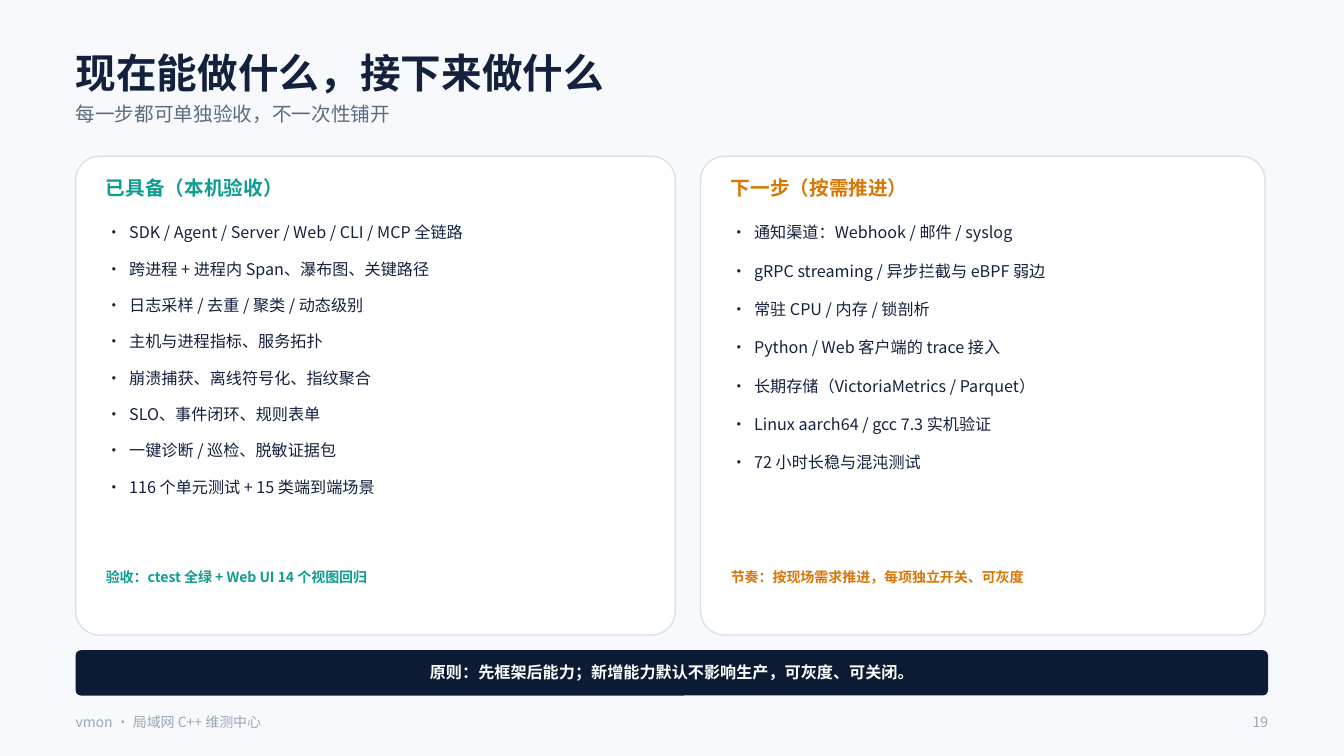
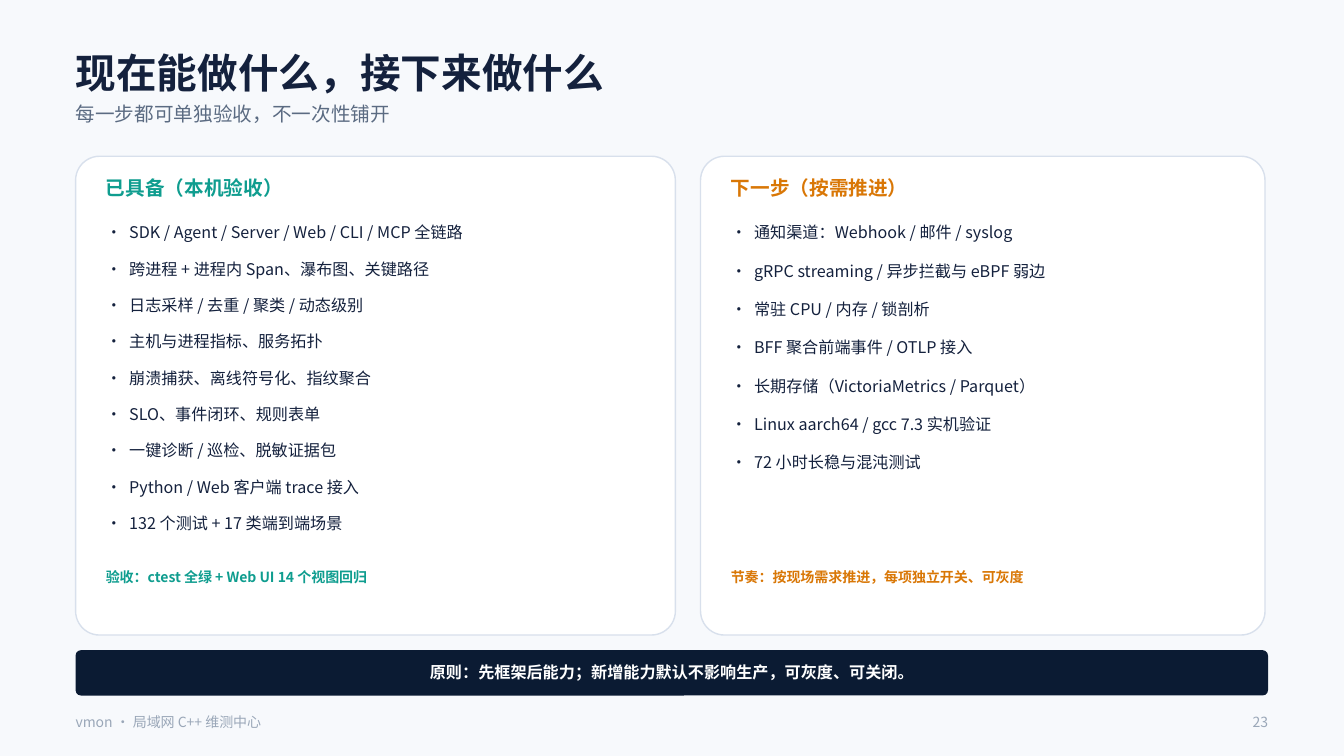
Before and after one commit to git163/CplusTrace, a slide deck: slide 23 of docs/presentation/vmon-intro.pptx (slide 19 before the commit). Drawn at 1344x756 pixels with LibreOffice and Linux fonts; fonts in the diff are those of the drawing. Boxes give left, top, right and bottom in pixels: in the first picture for what was removed or moved away, otherwise in the second. Text is boxed around its words. In the diff, an @@ line names an element or a change of style, - is before the commit and + after.

```diff
--- a/docs/presentation/vmon-intro.pptx
+++ b/docs/presentation/vmon-intro.pptx
@@ text at (754, 339, 972, 355): text changed @@
-• Python / Web 客户端的 trace 接入
+• BFF 聚合前端事件 / OTLP 接入
@@ text at (129, 479, 359, 531): text changed @@
-• 116 个单元测试 + 15 类端到端场景
+• Python / Web 客户端 trace 接入
+• 132 个测试 + 17 类端到端场景
@@ text at (1253, 717, 1269, 727): text changed @@
-19
+23
```
Also in this commit, not shown: 14 other slides changed, 4 slides added, 41 other files.
